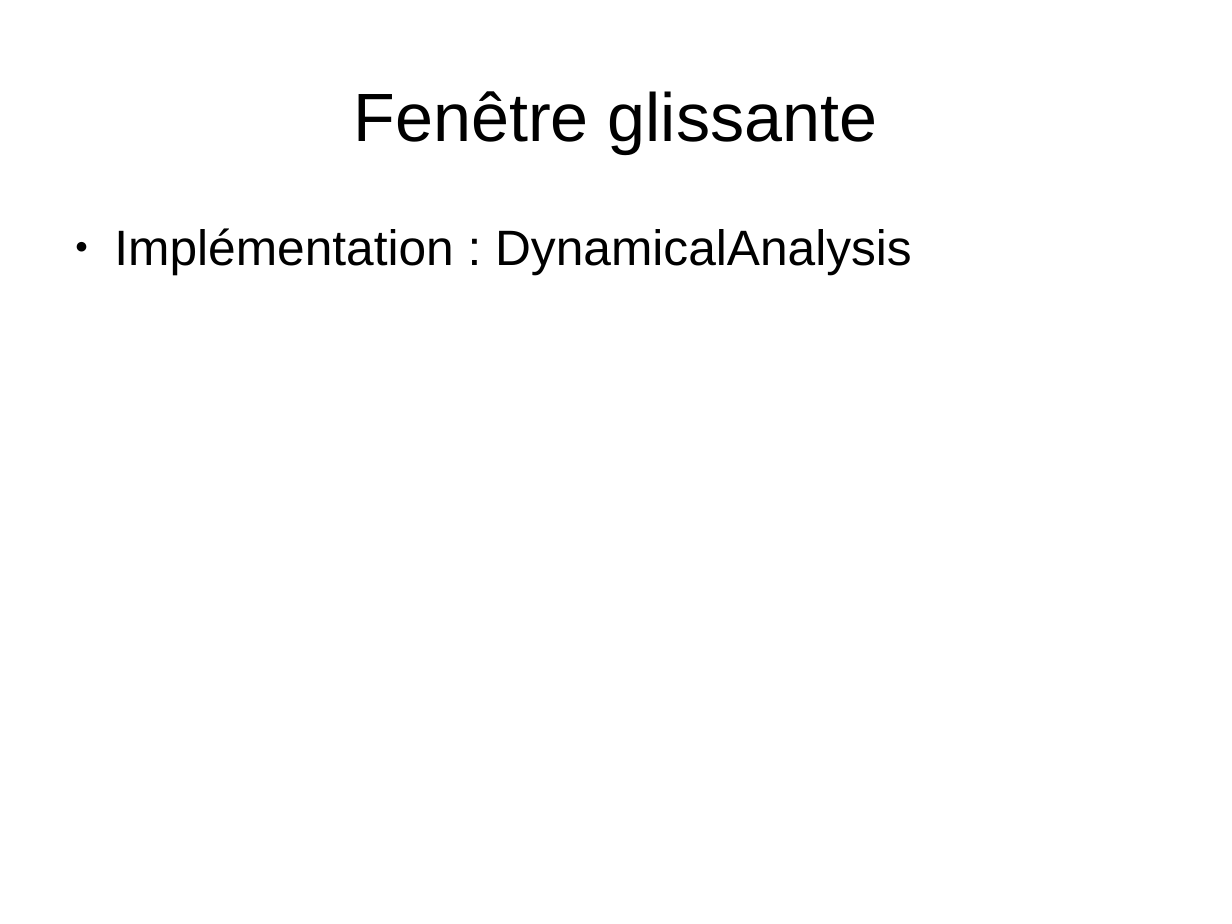
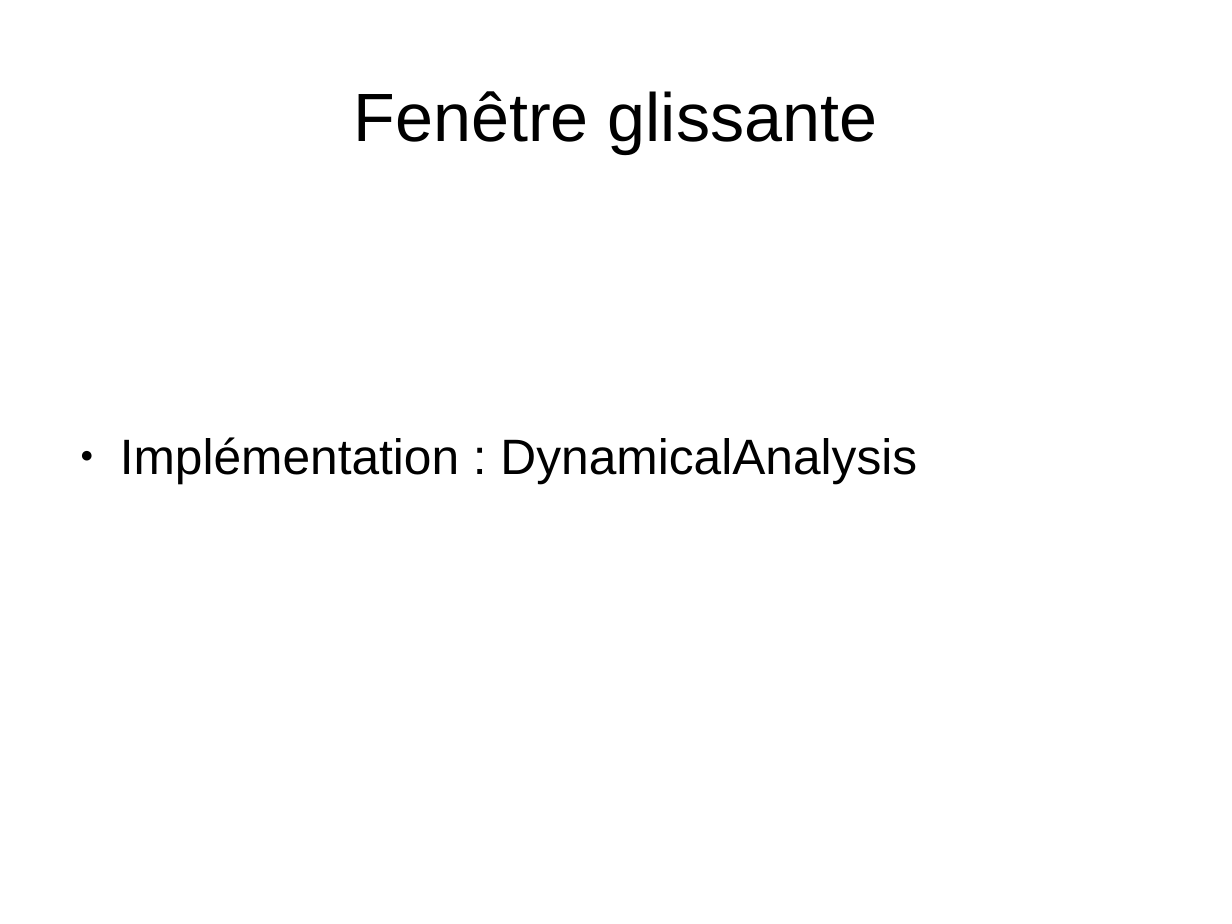
Before and after one commit to tal-chan/projet_inf431, a slide deck: slide 9 of Soutenance.odp. Drawn at 1232x924 pixels with LibreOffice and Linux fonts; fonts in the diff are those of the drawing. Boxes give left, top, right and bottom in pixels: in the first picture for what was removed or moved away, otherwise in the second. Text is boxed around its words. In the diff, an @@ line names an element or a change of style, - is before the commit and + after.

```diff
--- a/Soutenance.odp
+++ b/Soutenance.odp
@@ text "Implémentation : DynamicalAnalysis": place and size @@
-text "Implémentation : DynamicalAnalysis" at [114, 228, 912, 275]
+text "Implémentation : DynamicalAnalysis" at [120, 437, 917, 483]
```
Also in this commit, not shown: 6 other slides changed.
